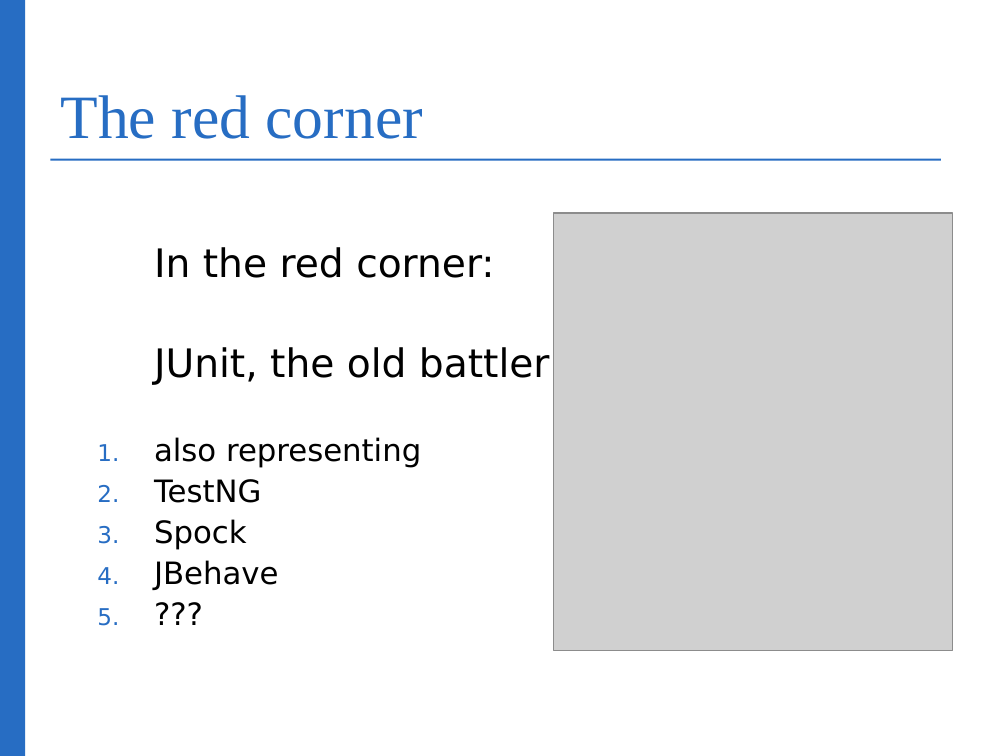
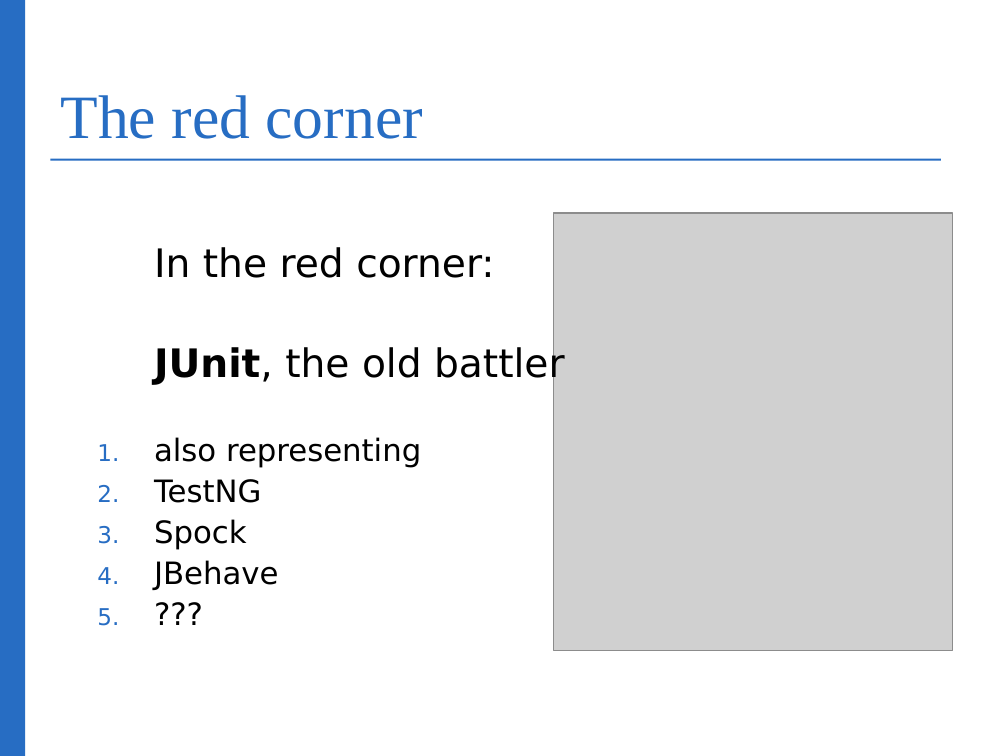
Before and after one commit to bognolo/workspace-arquillian-talk, a slide deck: slide 6 of IntroductionToArquillian.odp. Drawn at 1008x756 pixels with LibreOffice and Linux fonts; fonts in the diff are those of the drawing; grey boxes stand for pictures; background and template pictures are left out. Boxes give left, top, right and bottom in pixels: in the first picture for what was removed or moved away, otherwise in the second. Text is boxed around its words. In the diff, an @@ line names an element or a change of style, - is before the commit and + after.

```diff
--- a/IntroductionToArquillian.odp
+++ b/IntroductionToArquillian.odp
@@ text at (154,345,565,386): bold on in "JUnit," @@
```
Also in this commit, not shown: 2 other slides changed, 13 slides added, 1 slide removed.
